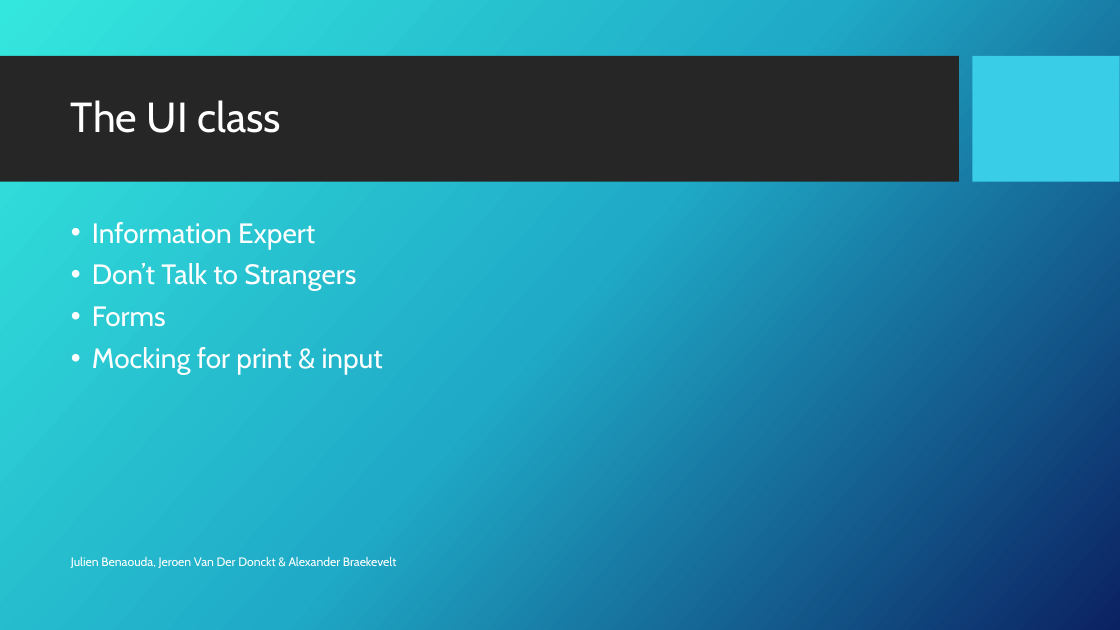
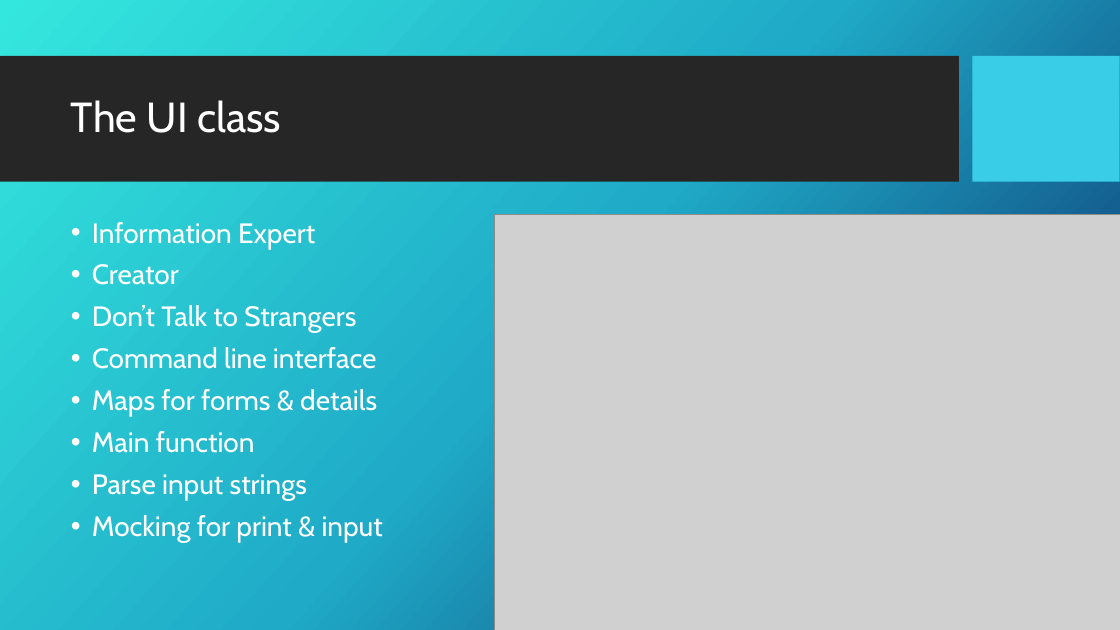
Before and after one commit to julienbenaouda/projectJJA, a slide deck: slide 9 of presentation/Presentation Taskman.pptx. Drawn at 1120x630 pixels with LibreOffice and Linux fonts; fonts in the diff are those of the drawing; grey boxes stand for pictures; background and template pictures are left out. Boxes give left, top, right and bottom in pixels: in the first picture for what was removed or moved away, otherwise in the second. Text is boxed around its words. In the diff, an @@ line names an element or a change of style, - is before the commit and + after.

```diff
--- a/presentation/Presentation Taskman.pptx
+++ b/presentation/Presentation Taskman.pptx
@@ picture added at (494, 215, 1120, 630) @@
@@ text at (92, 264, 179, 285): paragraph added @@
+• Creator
@@ text at (92, 347, 377, 500): text changed @@
-• Forms
+• Command line interface
+• Maps for forms & details
+• Main function
+• Parse input strings
@@ text removed at (71, 557, 396, 568) @@
-Julien Benaouda, Jeroen Van Der Donckt & Alexander Braekevelt
```
Also in this commit, not shown: 6 other slides changed, 4 slides added, 3 other files.
